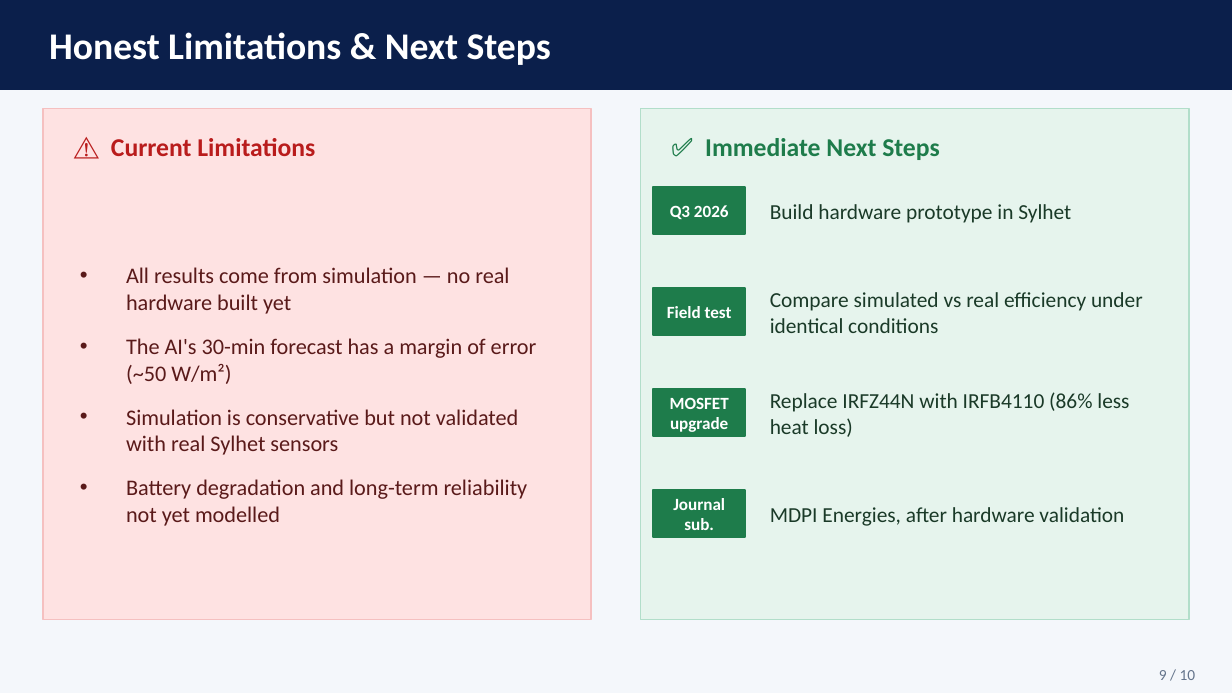
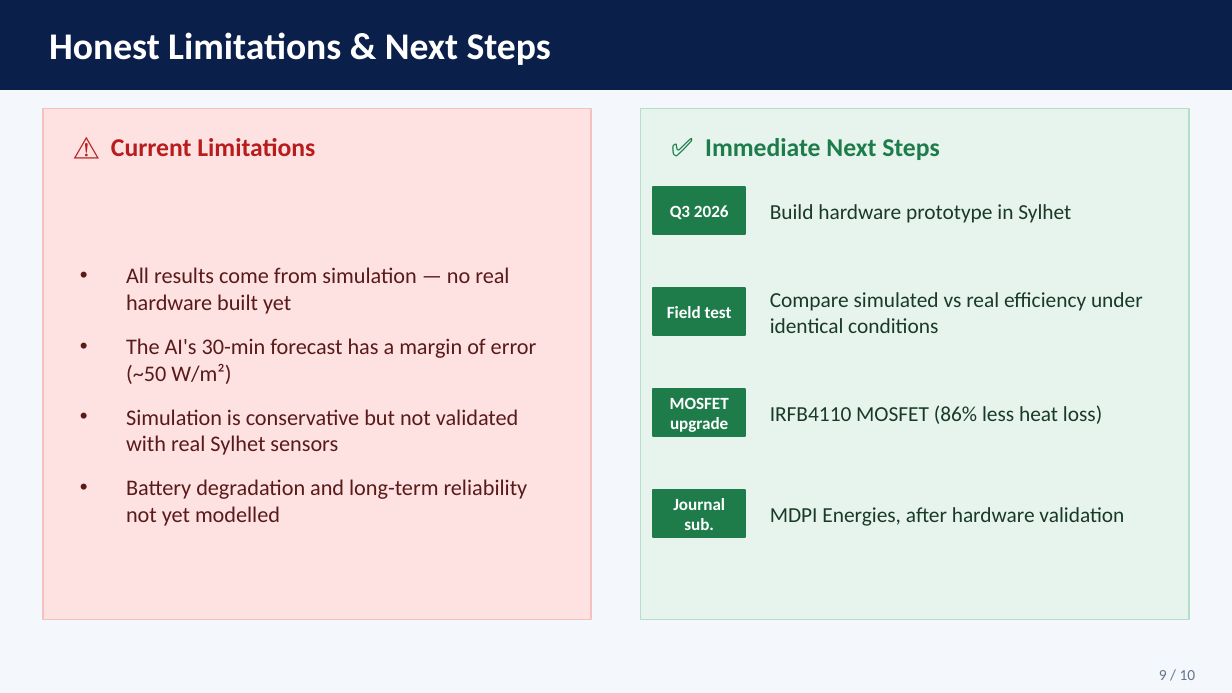
Before and after one commit to touhidsiddiqueeraj-bit/artemis-helios, a slide deck: slide 9 of Docs/Presentation/Helios_Artemis_Presentation_ABasic.pptx. Drawn at 1232x693 pixels with LibreOffice and Linux fonts; fonts in the diff are those of the drawing. Boxes give left, top, right and bottom in pixels: in the first picture for what was removed or moved away, otherwise in the second. Text is boxed around its words. In the diff, an @@ line names an element or a change of style, - is before the commit and + after.

```diff
--- a/Docs/Presentation/Helios_Artemis_Presentation_ABasic.pptx
+++ b/Docs/Presentation/Helios_Artemis_Presentation_ABasic.pptx
@@ text at [770, 405, 1102, 424]: text changed @@
-Replace IRFZ44N with IRFB4110 (86% less heat loss)
+IRFB4110 MOSFET (86% less heat loss)
```
Also in this commit, not shown: 3 other slides changed, 44 other files.
